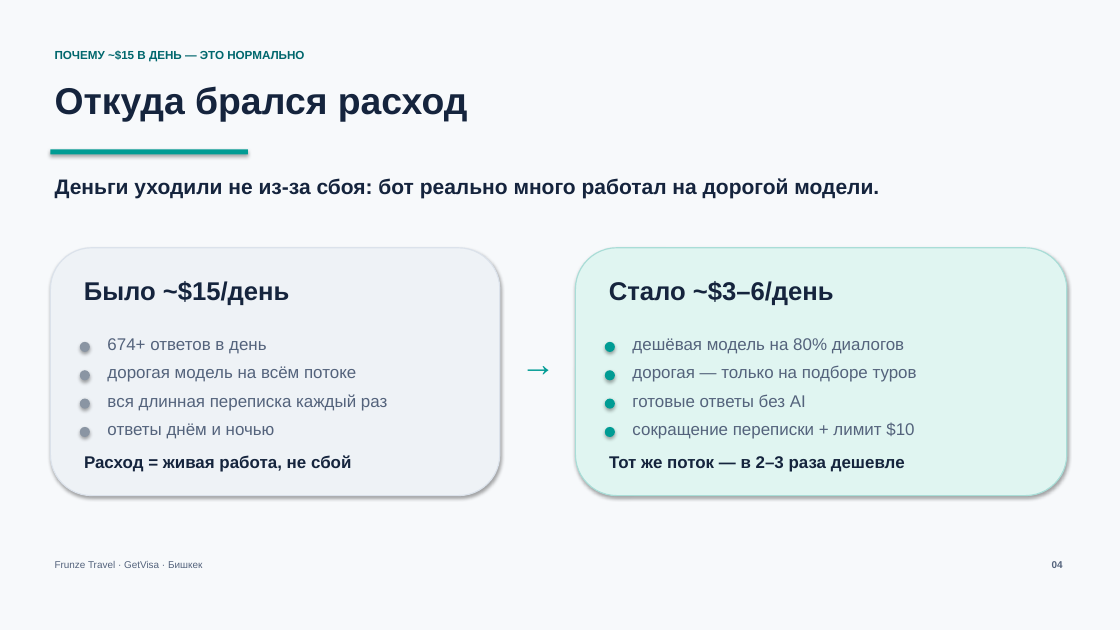
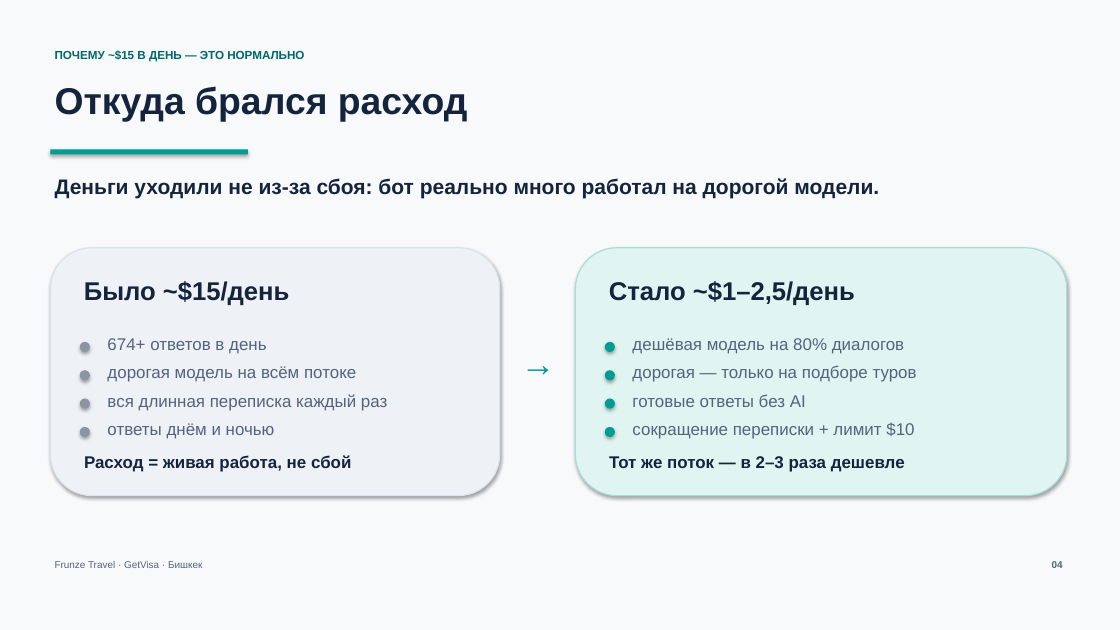
Before and after one commit to Ulfacar/frunze-travel-bot, a slide deck: slide 4 of frunze_presentation_build.pptx. Drawn at 1120x630 pixels with LibreOffice and Linux fonts; fonts in the diff are those of the drawing. Boxes give left, top, right and bottom in pixels: in the first picture for what was removed or moved away, otherwise in the second. Text is boxed around its words. In the diff, an @@ line names an element or a change of style, - is before the commit and + after.

```diff
--- a/frunze_presentation_build.pptx
+++ b/frunze_presentation_build.pptx
@@ text at (609,281,855,305): text changed @@
-Стало ~$3–6/день
+Стало ~$1–2,5/день
```
Also in this commit, not shown: 6 other slides changed, 3 other files.
